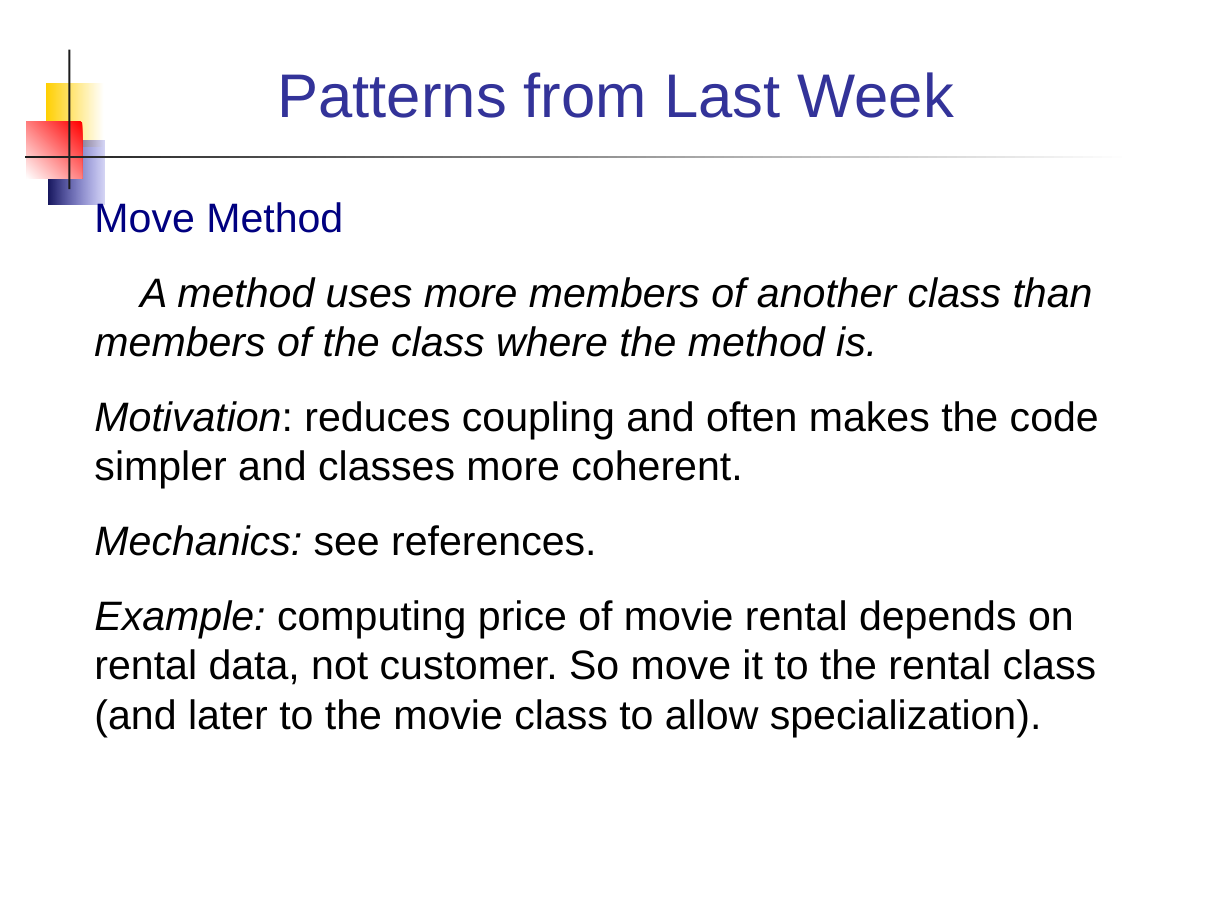
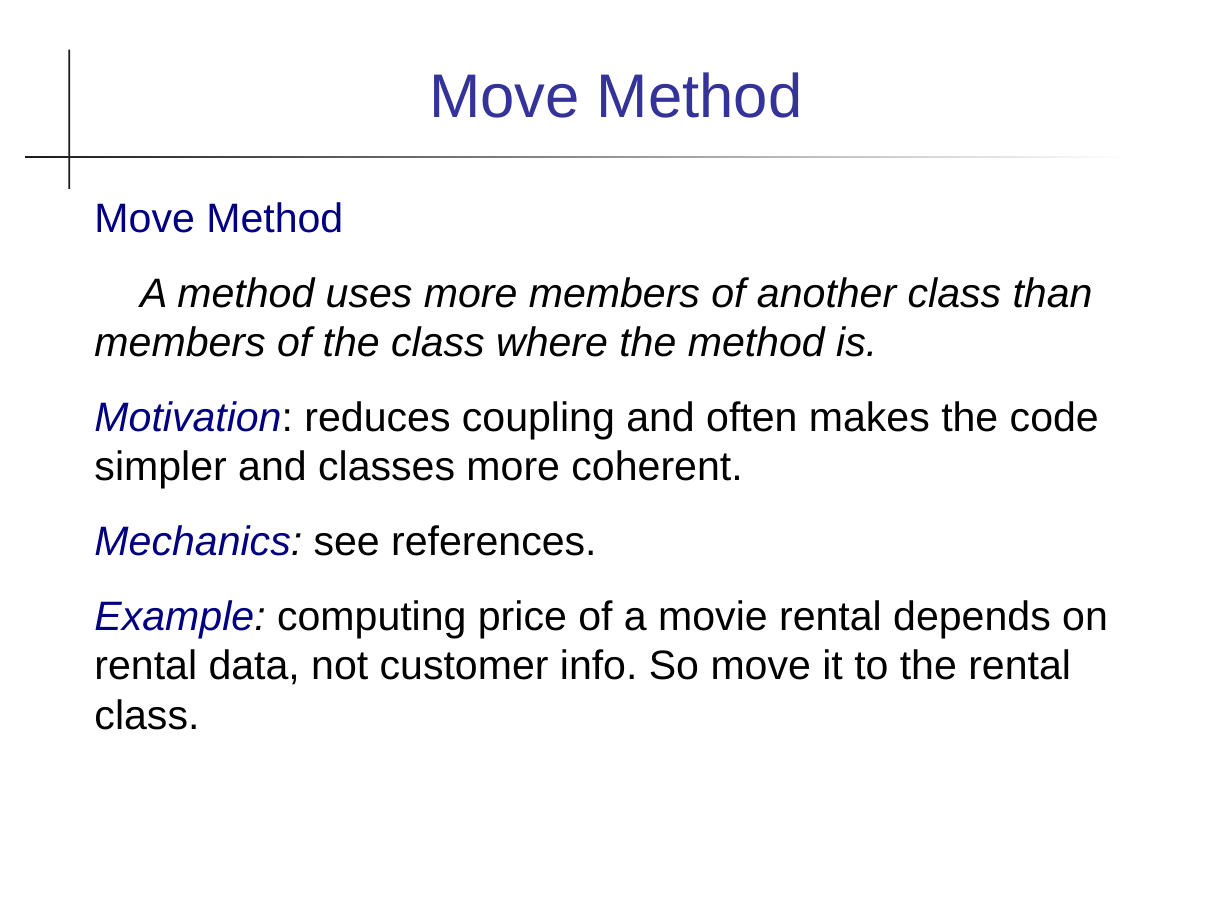
Before and after one commit to cpske/ISP, a slide deck: slide 4 of refactoring/Refactoring-Patterns.ppt. Drawn at 1232x924 pixels with LibreOffice and Linux fonts; fonts in the diff are those of the drawing. Boxes give left, top, right and bottom in pixels: in the first picture for what was removed or moved away, otherwise in the second. Text is boxed around its words. In the diff, an @@ line names an element or a change of style, - is before the commit and + after.

Commit message:
add refactoring patterns slides

```diff
--- a/refactoring/Refactoring-Patterns.ppt
+++ b/refactoring/Refactoring-Patterns.ppt
@@ rectangle removed at (x1=46, y1=83, x2=103, y2=147) @@
@@ title at (x1=429, y1=72, x2=802, y2=118): text changed @@
-Patterns from Last Week
+Move Method
@@ rectangle removed at (x1=27, y1=122, x2=83, y2=179) @@
@@ rectangle removed at (x1=48, y1=140, x2=103, y2=205) @@
@@ text at (x1=94, y1=401, x2=1099, y2=556): text colour #000000 to #000080 in "Motivation:", "Mechanics:" @@
@@ text at (x1=94, y1=600, x2=1108, y2=730): text changed @@
-Example: computing price of movie rental depends on rental data, not customer. So move it to the rental class (and later to the movie class to allow specialization).
+Example: computing price of a movie rental depends on rental data, not customer info. So move it to the rental class.
```
Also in this commit, not shown: 15 other slides changed, 2 slides added, 2 other files.
